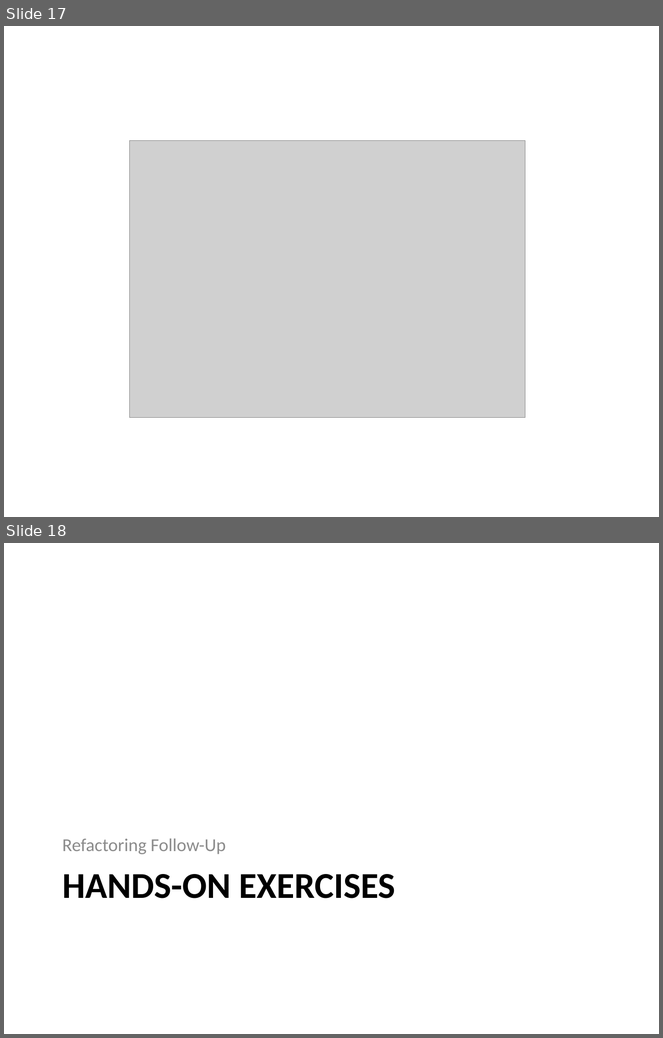
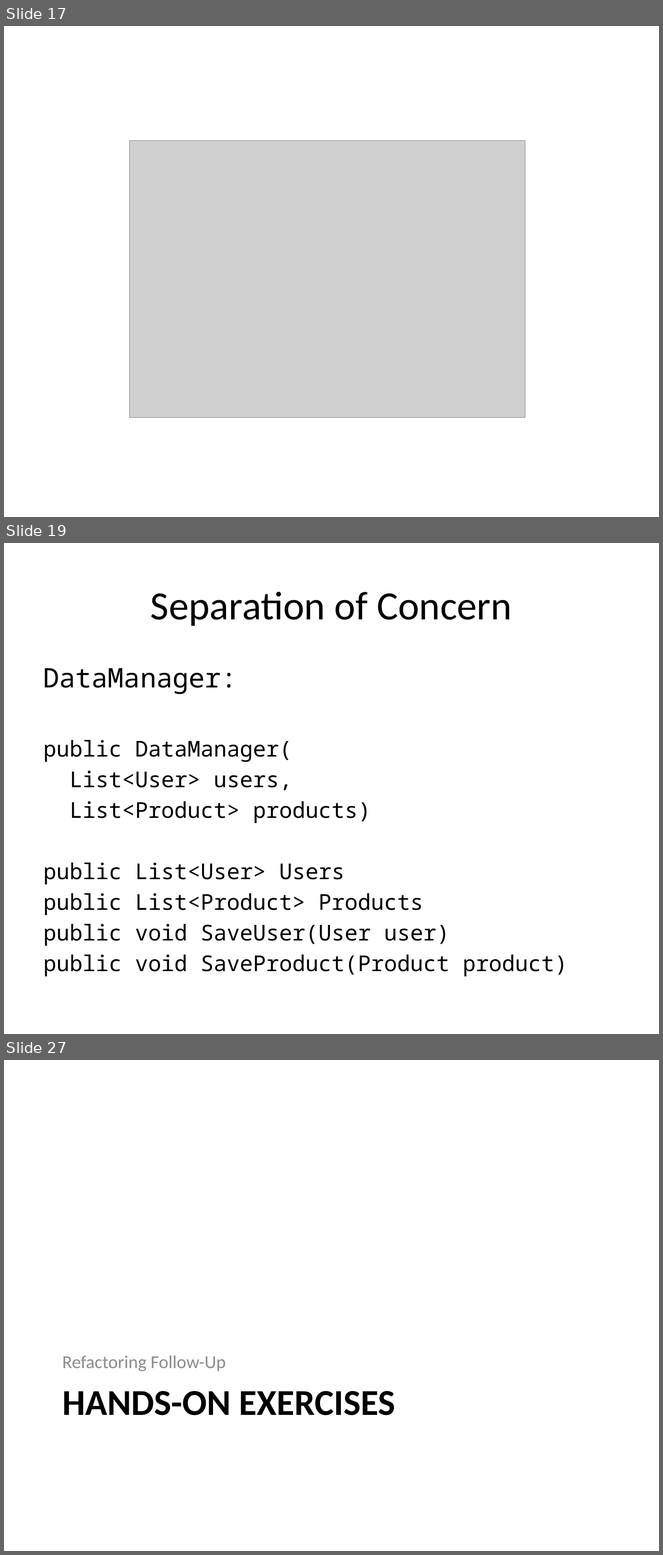
Before and after one commit to bkraitberg/refactoring-training-2.0, a slide deck: Docs/Refactoring-2.0.pptx. Shown one above the other, each under a label of ours: slides 17 and 18 before the commit, slides 17, 19 and 27 after it; the slides between them are not shown. The pictures are 663x1038 and 663x1555 pixels, drawn with LibreOffice and Linux fonts; fonts in the diff are those of the drawing; grey boxes stand for pictures. Boxes give left, top, right and bottom in pixels: in the first picture for what was removed or moved away, otherwise in the second. Text is boxed around its words. In the diff, an @@ line names an element or a change of style, - is before the commit and + after.

```diff
--- a/Docs/Refactoring-2.0.pptx
+++ b/Docs/Refactoring-2.0.pptx
@@ slide 19 added at box(4, 543, 659, 1034), background #FFFFFF @@
@@ title added at box(151, 591, 512, 626), 44 pt, text #000000 @@
+Separation of Concern
@@ text added at box(44, 668, 568, 977), 24.1 pt, text #000000 @@
+DataManager:
+public DataManager(
+List<User> users,
+List<Product> products)
+public List<User> Users
+public List<Product> Products
+public void SaveUser(User user)
+public void SaveProduct(Product product)
@@ what was slide 18 is now slide 27 @@
```
Also in this commit, not shown: 1 slide changed, 8 other slides added.
